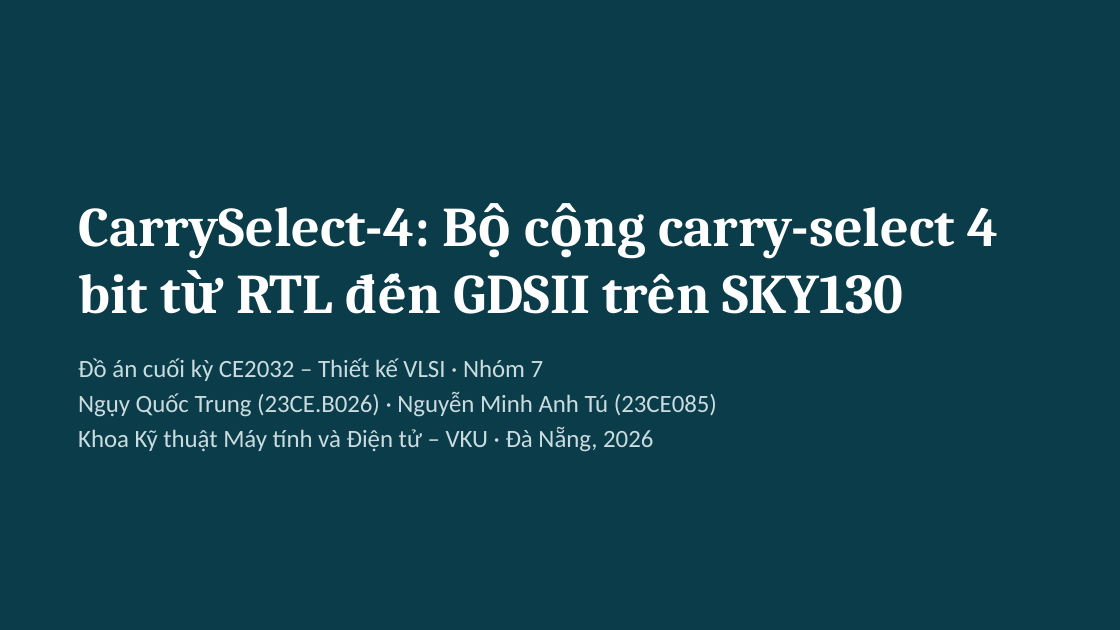
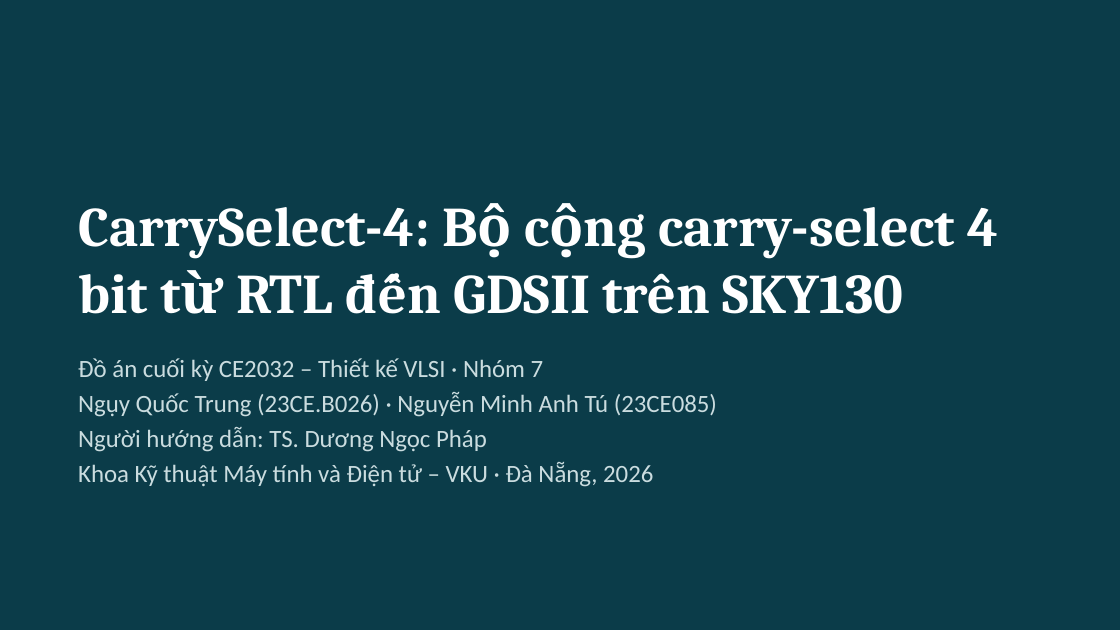
Before and after one commit to nmatu0810/carryselect4-sky130, a slide deck: slide 1 of slides/CarrySelect4_BaoVe.pptx. Drawn at 1120x630 pixels with LibreOffice and Linux fonts; fonts in the diff are those of the drawing. Boxes give left, top, right and bottom in pixels: in the first picture for what was removed or moved away, otherwise in the second. Text is boxed around its words. In the diff, an @@ line names an element or a change of style, - is before the commit and + after.

```diff
--- a/slides/CarrySelect4_BaoVe.pptx
+++ b/slides/CarrySelect4_BaoVe.pptx
@@ text at box(78, 427, 487, 452): paragraph added @@
+Người hướng dẫn: TS. Dương Ngọc Pháp
```
Also in this commit, not shown: 7 other slides changed, 2 slides added, 8 slides removed, 2 other files.
